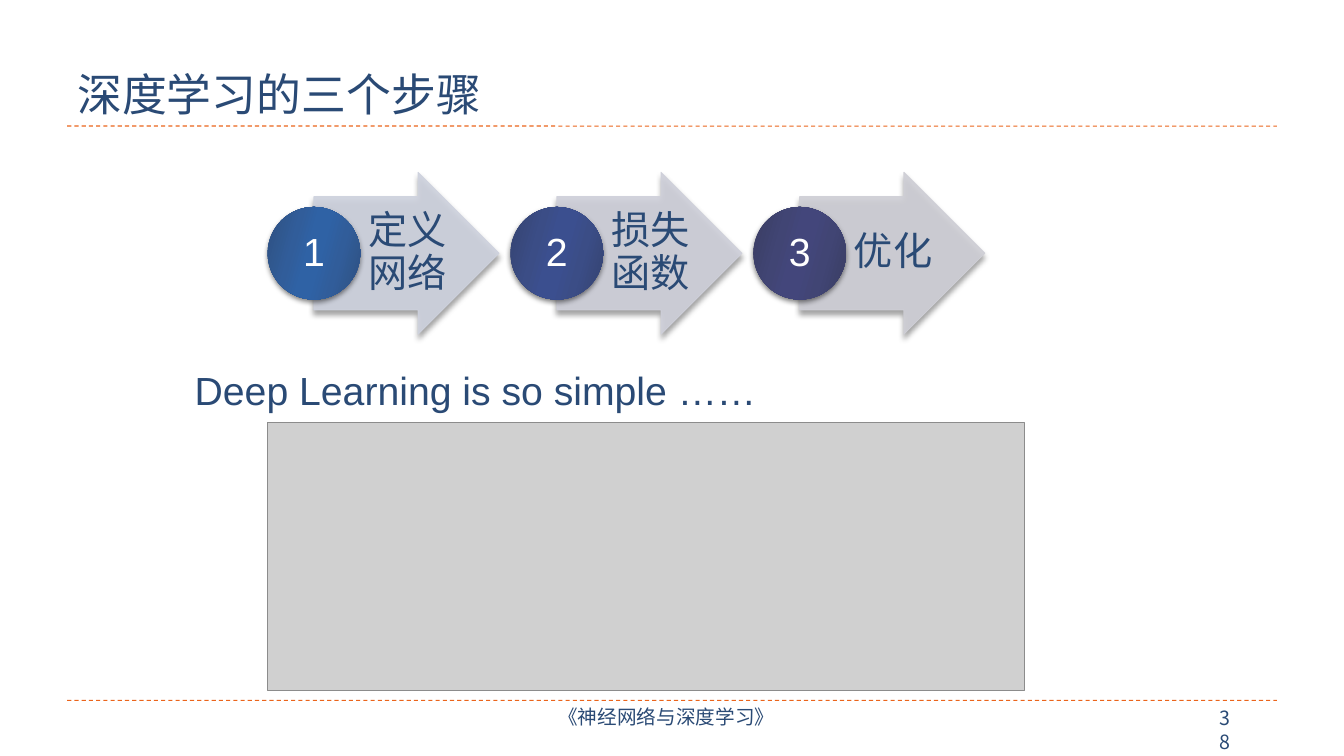
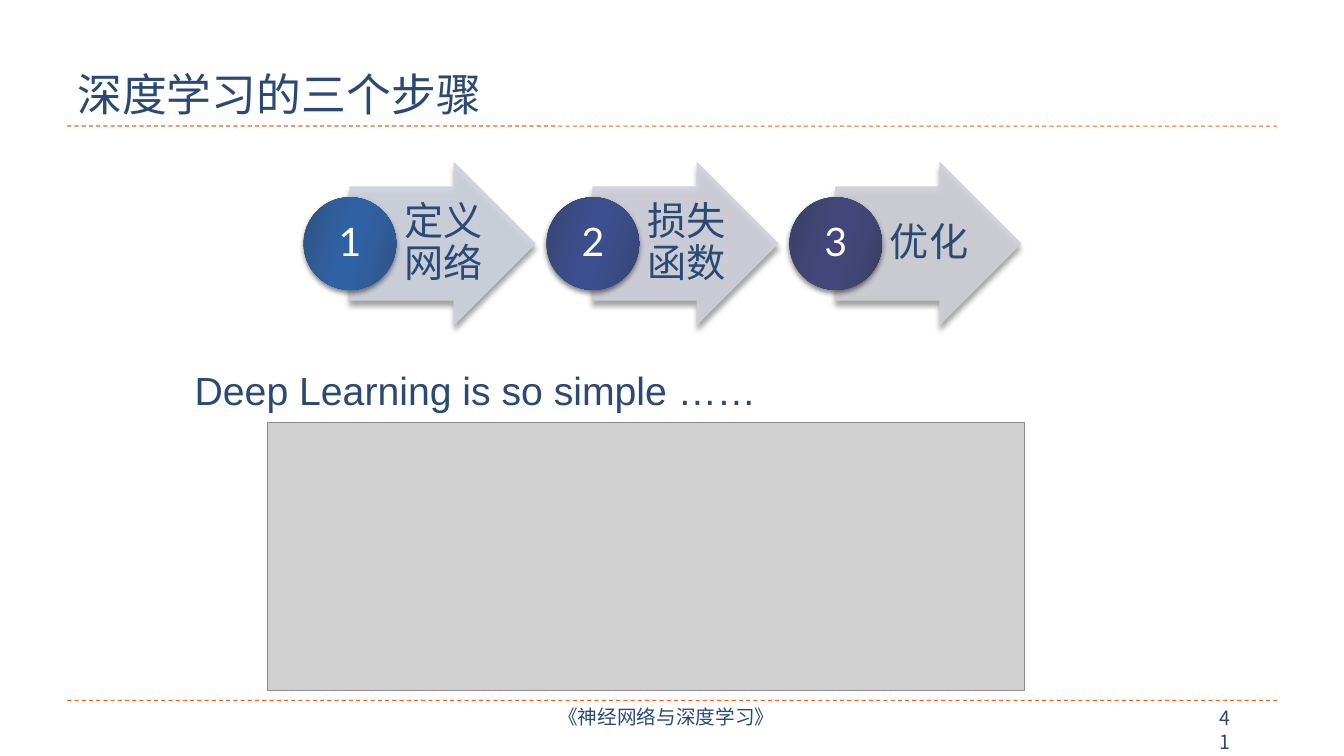
Before and after one commit to nndl/nndl.github.io, a slide deck: slide 41 of ppt/chap-前馈神经网络.pptx (slide 38 before the commit). Drawn at 1344x756 pixels with LibreOffice and Linux fonts; fonts in the diff are those of the drawing; grey boxes stand for pictures. Boxes give left, top, right and bottom in pixels: in the first picture for what was removed or moved away, otherwise in the second. Text is boxed around its words. In the diff, an @@ line names an element or a change of style, - is before the commit and + after.

```diff
--- a/ppt/chap-前馈神经网络.pptx
+++ b/ppt/chap-前馈神经网络.pptx
@@ 6 texts, 3 ellipses, 3 right arrows: place and size @@
-6 texts, 3 ellipses, 3 right arrows at (268, 172, 985, 334)
+6 texts, 3 ellipses, 3 right arrows at (303, 162, 1021, 324)
@@ font Arial to Lato in 6 elements at (824, 227, 847, 257), (339, 228, 362, 256), (647, 202, 725, 280), (582, 227, 605, 256), (404, 202, 482, 280), (890, 223, 968, 259) @@
@@ page number at (1210, 702, 1251, 736): text changed @@
-38
+41
```
Also in this commit, not shown: 38 other slides changed, 5 slides added, 1 slide removed.
